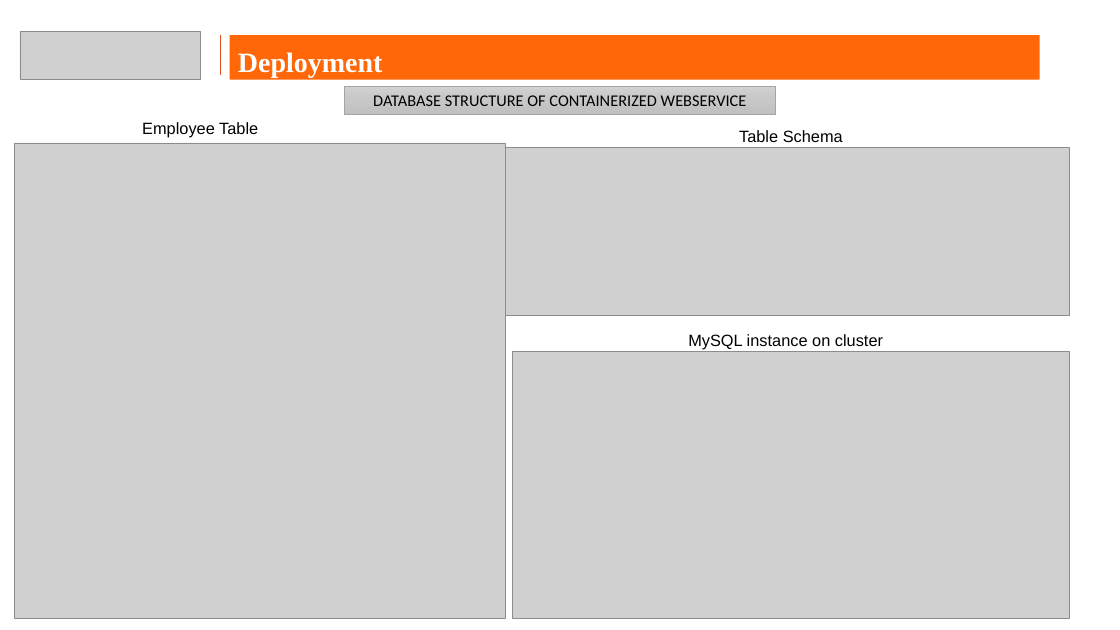
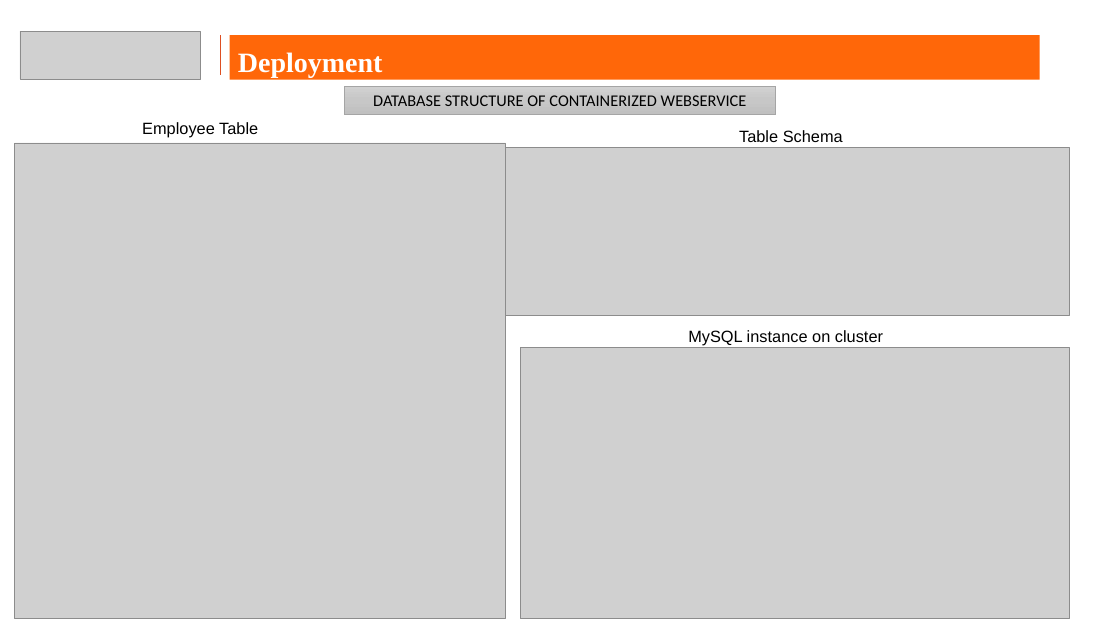
Before and after one commit to Sahilgetjob/Capstone_project_HDFC, a slide deck: slide 26 of Capstone_hdfc.pptx. Drawn at 1120x630 pixels with LibreOffice and Linux fonts; fonts in the diff are those of the drawing; grey boxes stand for pictures; background and template pictures are left out. Boxes give left, top, right and bottom in pixels: in the first picture for what was removed or moved away, otherwise in the second. Text is boxed around its words. In the diff, an @@ line names an element or a change of style, - is before the commit and + after.

```diff
--- a/Capstone_hdfc.pptx
+++ b/Capstone_hdfc.pptx
@@ text "MySQL instance on cluster": place and size @@
-text "MySQL instance on cluster" at [688, 334, 883, 350]
+text "MySQL instance on cluster" at [688, 330, 883, 346]
@@ picture: place and size @@
-picture at [513, 351, 1070, 618]
+picture at [520, 348, 1070, 619]
```
Also in this commit, not shown: 3 other slides changed.
